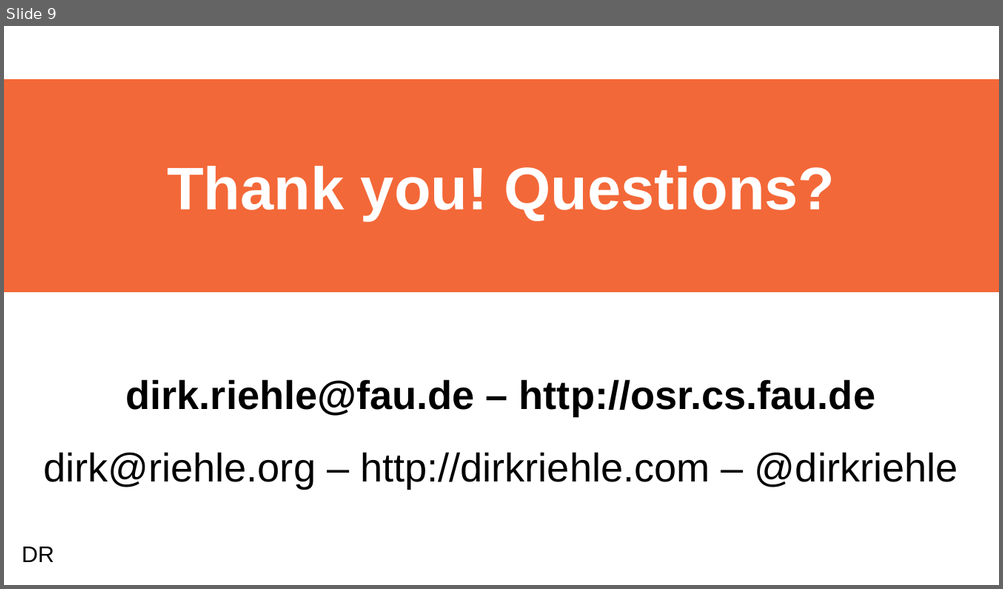
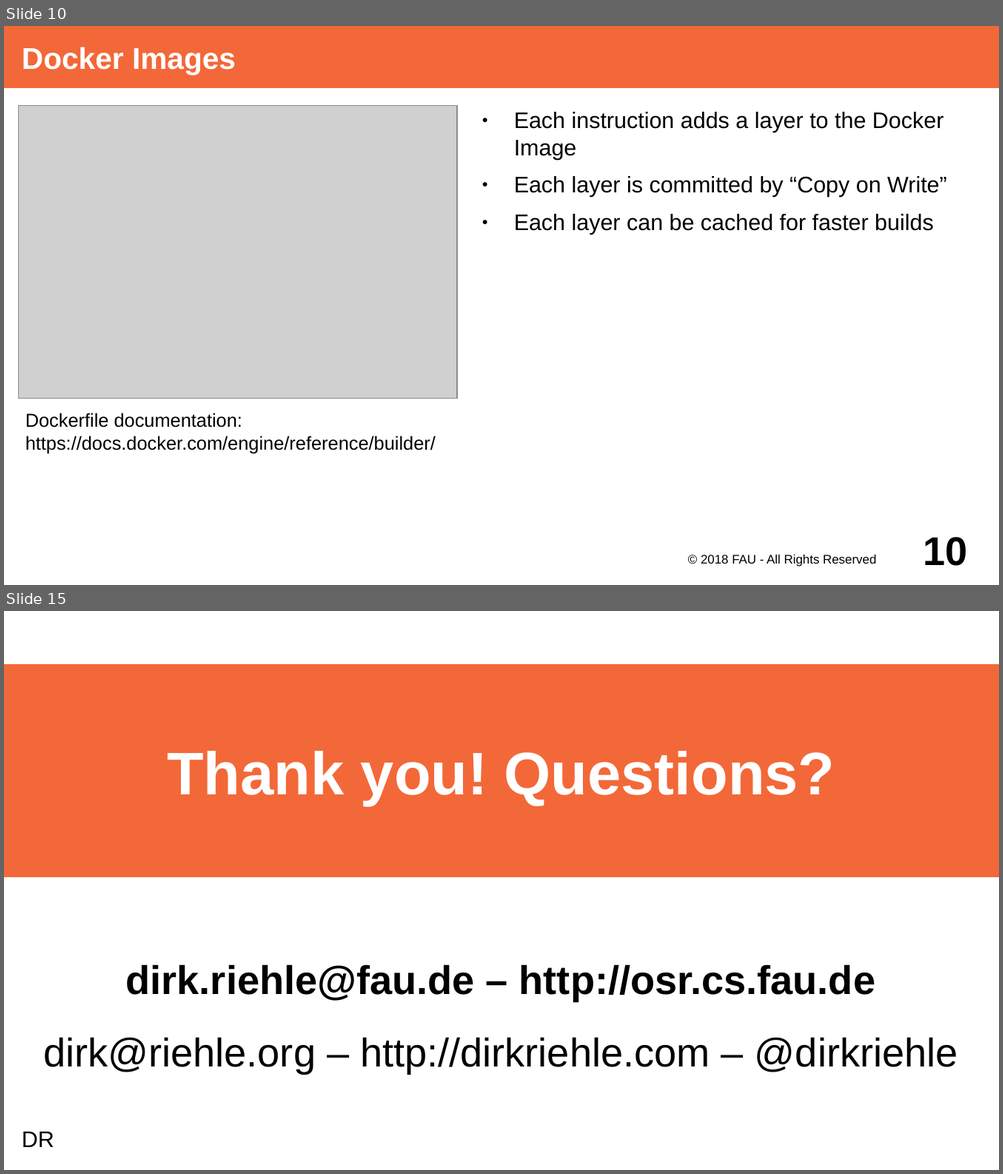
Before and after one commit to dirkriehle/adap-course, a slide deck: Lecture Slides/ADAP Z01 - Containerization.odp. Shown one above the other, each under a label of ours: slide 9 before the commit, slides 10 and 15 after it; the slides between them are not shown. The pictures are 1003x589 and 1003x1174 pixels, drawn with LibreOffice and Linux fonts; fonts in the diff are those of the drawing; grey boxes stand for pictures. Boxes give left, top, right and bottom in pixels: in the first picture for what was removed or moved away, otherwise in the second. Text is boxed around its words. In the diff, an @@ line names an element or a change of style, - is before the commit and + after.

Commit message:
Docker Images slide and empty slides for other topics

```diff
--- a/Lecture Slides/ADAP Z01 - Containerization.odp
+++ b/Lecture Slides/ADAP Z01 - Containerization.odp
@@ slide 10 added at [4,26,999,585], background #FFFFFF @@
@@ title added at [4,26,999,88], fill #F36838, 24 pt, text #FFFFFF, bold @@
+Docker Images
@@ picture added at [19,107,457,400] @@
@@ text added at [514,112,947,235], 18 pt, text #000000 @@
+● Each instruction adds a layer to the Docker Image
+● Each layer is committed by “Copy on Write”
+● Each layer can be cached for faster builds
@@ text added at [25,413,435,454], 15 pt, text #000000 @@
+Dockerfile documentation:
+https://docs.docker.com/engine/reference/builder/
@@ text added at [700,554,876,567], 10 pt, text #000000 @@
+© 2018 FAU - All Rights Reserved
@@ page number added at [923,537,967,566], 32 pt, text #000000, bold @@
+10
@@ what was slide 9 is now slide 15 @@
```
Also in this commit, not shown: 6 slides changed, 5 other slides added.
